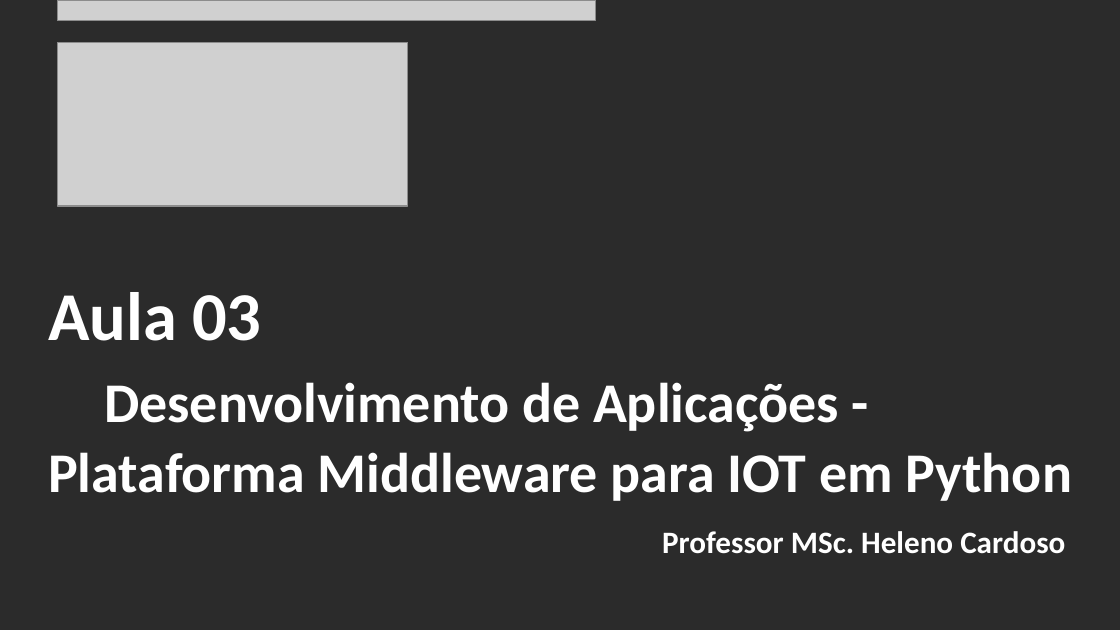
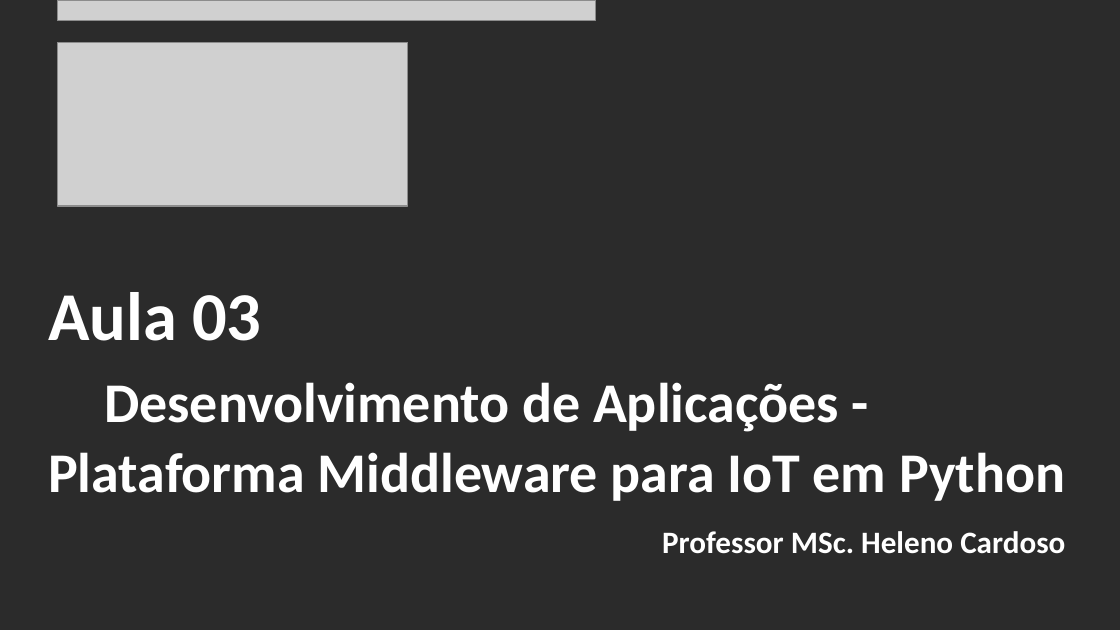
Before and after one commit to CloudEducationBrazil/WydenArea1AplicacaoCloudIndustria40Python, a slide deck: slide 2 of 01 Classes/Aula 03 - Aplicação Cloud Indústria 40 Python IoT Plataforma Arduino Tinkercad.pptx. Drawn at 1120x630 pixels with LibreOffice and Linux fonts; fonts in the diff are those of the drawing; grey boxes stand for pictures; background and template pictures are left out; a plain dark background stands for a picture behind light text. Boxes give left, top, right and bottom in pixels: in the first picture for what was removed or moved away, otherwise in the second. Text is boxed around its words. In the diff, an @@ line names an element or a change of style, - is before the commit and + after.

```diff
--- a/01 Classes/Aula 03 - Aplicação Cloud Indústria 40 Python IoT Plataforma Arduino Tinkercad.pptx
+++ b/01 Classes/Aula 03 - Aplicação Cloud Indústria 40 Python IoT Plataforma Arduino Tinkercad.pptx
@@ title at <box>48,292,1065,501</box>: text changed @@
-Aula 03
-Desenvolvimento de Aplicações - Plataforma Middleware para IOT em Python
+Aula 03
+Desenvolvimento de Aplicações - Plataforma Middleware para IoT em Python
```
Also in this commit, not shown: 3 other files.
